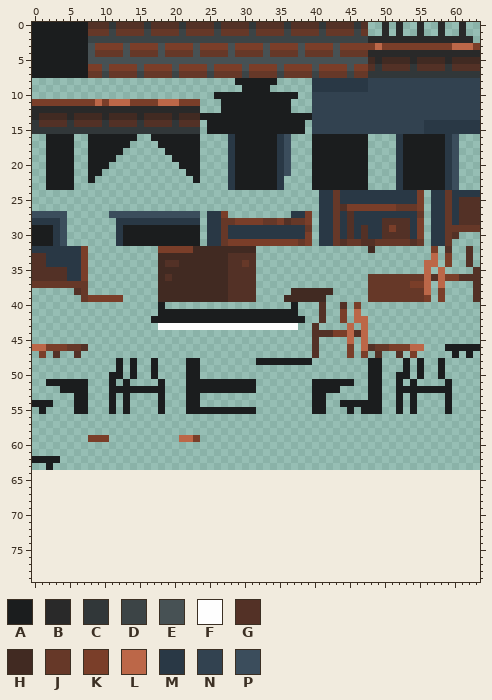
File history of a sprite sheet, resources/tilesets/bar.png. Above, as it was before the edit.
The file is 64x64 pixels. The old version is drawn lined up with the new one, on the new canvas.
Palette (. is transparent): A #1b1d1e  B #292929  C #313739  D #3c4446  E #475154  F #fefefe  G #533126  H #412a22  J #663828  K #7a3e29  L #bc6748  M #293845  N #324250  P #3b4d5c
Pixels before (only the part around the change), first column x 0:
50 ...........AA.A..A....AA........................AA..AA.A..A.....
51 ..AAAAAA...A.A....A...AAAAAAAAAA........AAAAAA..AA..A.A....A....
52 ....AAAA...AAAAAAAA...AAAAAAAAAA........AAAA....AA..AAAAAAAA....
53 ......AA...A.A....A...AA................AA......AA..A.A....A....
54 AAA...AA...A.A....A...AA................AA..AAAAAA..A.A....A....
55 .A....AA...A.A....A...AAAAAAAAAA........AA...A.AAA..A.A....A....
56 ................................................................
57 ................................................................
58 ................................................................
59 ........KKK..........LLK........................................
60 ................................................................
61 ................................................................
62 AAAA............................................................
63 ..A.............................................................
64 ................................................................
65 ................................................................
66 ................................................................
67 ................................................................
68 ................................................................
69 ................................................................
70 ................................................................
71 ................................................................
72 ................................................................
73 ................................................................
74 ................................................................
75 ................................................................
76 ................................................................
77 ................................................................
78 ................................................................
79 ................................................................
The same view after the edit:
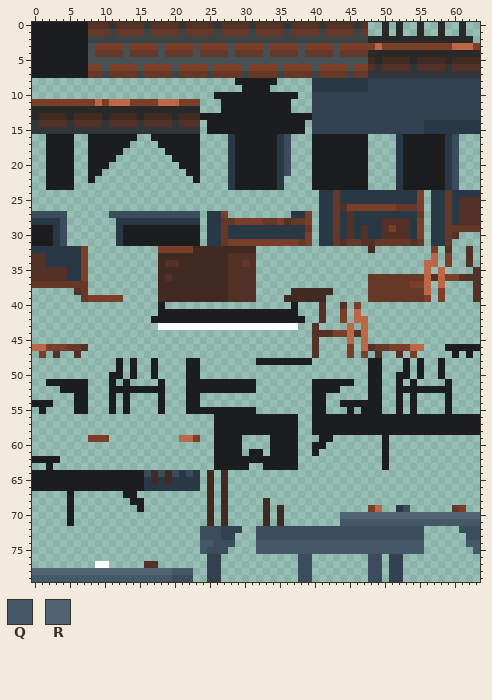
Colours new in this view: Q #455867  R #4f6373
The edit:
canvas 64x64 -> 64x80
Changed rows in their new state; - is an unchanged pixel.
first column x 0:
56 --------------------------AAAAAAAAAAAA--AAAAAAAAAAAAAAAAAAAAAAAA
57 --------------------------AAAAAAAAAAAA--AAAAAAAAAAAAAAAAAAAAAAAA
58 --------------------------AAAAAAAAAAAA--AAAAAAAAAAAAAAAAAAAAAAAA
59 --------------------------AAAA----AAAA---AA-------A-------------
60 --------------------------AAAA----AAAA--AA--------A-------------
61 --------------------------AAAA-AA-AAAA--A---------A-------------
62 --------------------------AAAAAAAAAAAA------------A-------------
63 --------------------------AAAAA--AAAAA------------A-------------
64 AAAAAAAAAAAAAAAAPHPHPMPM-H-H------------------------------------
65 AAAAAAAAAAAAAAAAMHMHMMMM-H-H------------------------------------
66 AAAAAAAAAAAAAAAAMMMMMMMM-H-H------------------------------------
67 -----A-------AA----------H-H------------------------------------
68 -----A--------AA---------H-H-----H------------------------------
69 -----A---------A---------H-H-----H-H------------KL--MP------JK--
70 -----A-------------------H-H-----H-H--------RRRRRRRRRRRRRRRRRRRR
71 -----A-------------------H-H-----H-H--------QQQQQQQQQQQQQQQQQQQQ
72 ------------------------PPPNNN--PPPPPPPPPPPPPPPPPPPPPPPP-----PPP
73 ------------------------PPPNN---PPPPPPPPPPPPPPPPPPPPPPPP------PP
74 ------------------------QQPPP---QQQQQQQQQQQQQQQQQQQQQQQQ------QQ
75 ------------------------QPPP----QQQQQQQQQQQQQQQQQQQQQQQQ-------Q
76 -------------------------NN-----------PP--------PP-NN-----------
77 ---------FF-----GG-------NN-----------PP--------PP-NN-----------
78 RRRRRRRRRRRRRRRRRRRRQQQ--NN-----------PP--------PP-NN-----------
79 QQQQQQQQQQQQQQQQQQQQPPP--NN-----------PP--------PP-NN-----------
Where, in picture pixels (left, top, right, bottom), the same in both pictures:
added: (32, 414, 480, 582)
